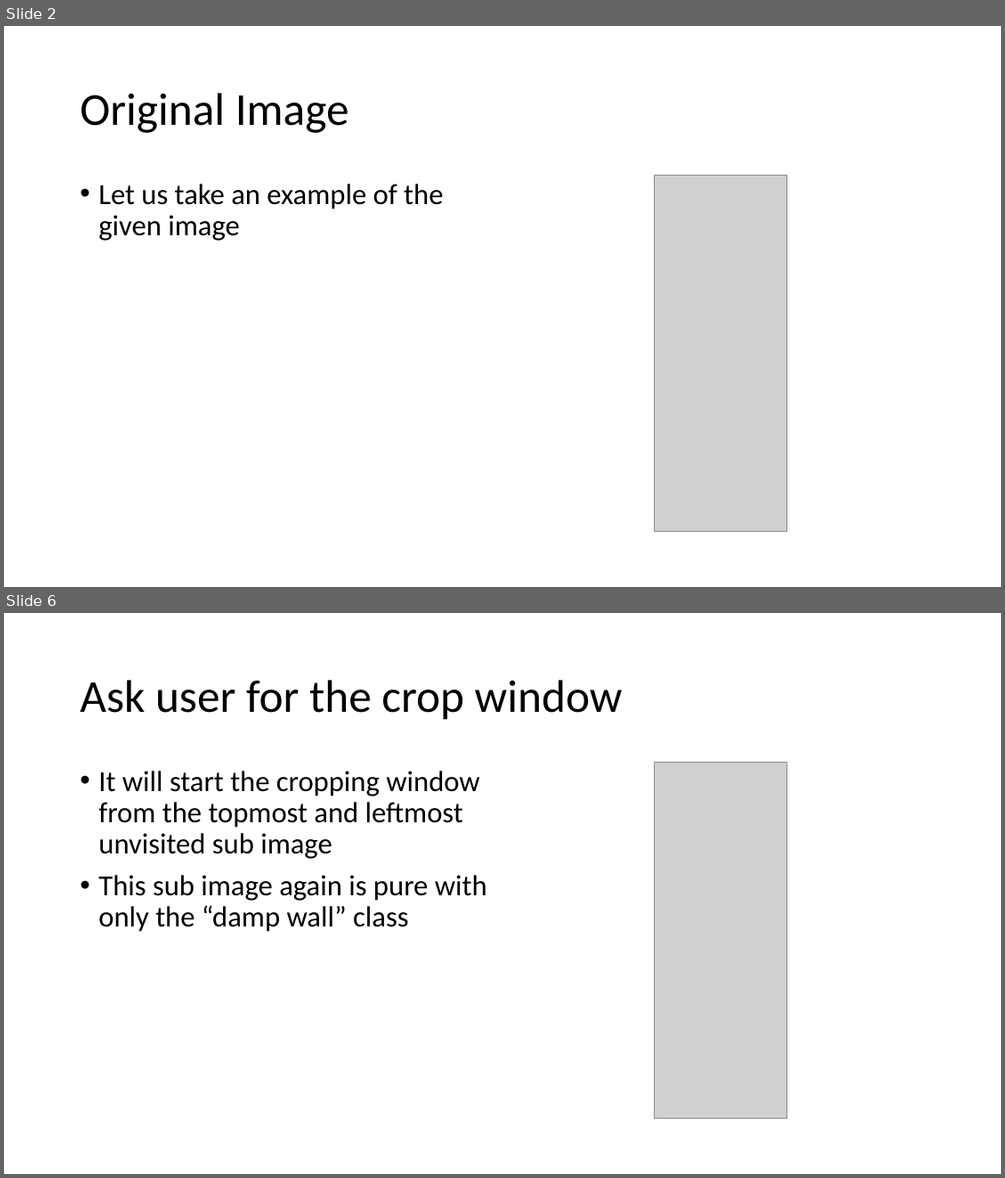
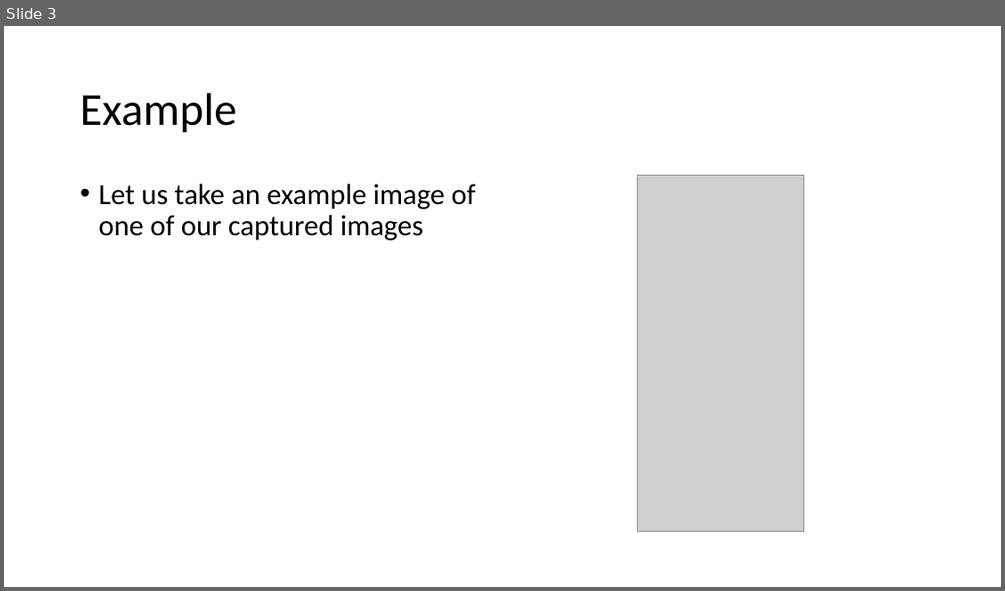
Before and after one commit to AdityaShenoy/Drones_For_Structural_Audit, a slide deck: ppt/Dataset Preprocessing Steps.pptx. Shown one above the other, each under a label of ours: slides 2 and 6 before the commit, slide 3 after it; the slides between them are not shown. The pictures are 1005x1178 and 1005x591 pixels, drawn with LibreOffice and Linux fonts; fonts in the diff are those of the drawing; grey boxes stand for pictures. Boxes give left, top, right and bottom in pixels: in the first picture for what was removed or moved away, otherwise in the second. Text is boxed around its words. In the diff, an @@ line names an element or a change of style, - is before the commit and + after.

```diff
--- a/ppt/Dataset Preprocessing Steps.pptx
+++ b/ppt/Dataset Preprocessing Steps.pptx
@@ slide 6 removed at (4,613,1001,1174), background #FFFFFF @@
@@ title removed at (80,680,623,720) @@
-Ask user for the crop window
@@ text removed at (98,771,487,932) @@
-• It will start the cropping window from the topmost and leftmost unvisited sub image
-• This sub image again is pure with only the “damp wall” class
@@ picture removed at (654,763,787,1119) @@
@@ what was slide 2 is now slide 3 @@
@@ slide 3 changed as well @@
@@ title at (80,93,236,133): text changed @@
-Original Image
+Example
@@ text at (98,184,476,240): text changed @@
-• Let us take an example of the given image
+• Let us take an example image of one of our captured images
@@ picture: place and size @@
-picture at (654,176,787,532)
+picture at (638,176,804,532)
```
Also in this commit, not shown: 3 other slides changed, 6 slides added, 4 other slides removed, 2 other files.
